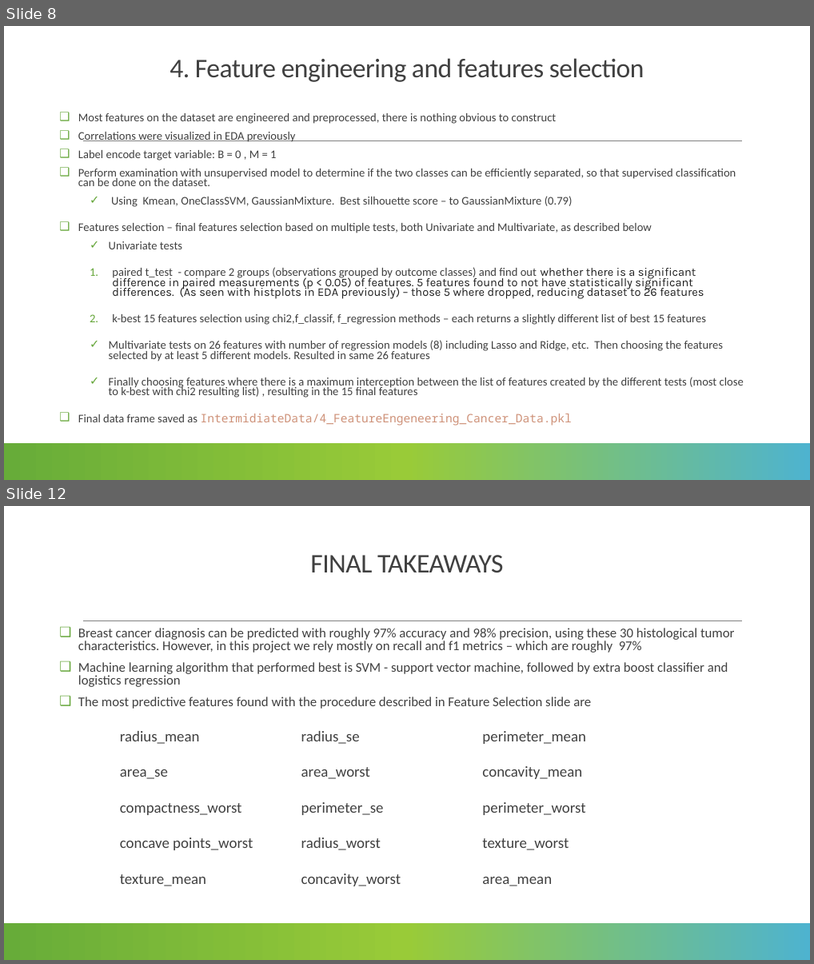
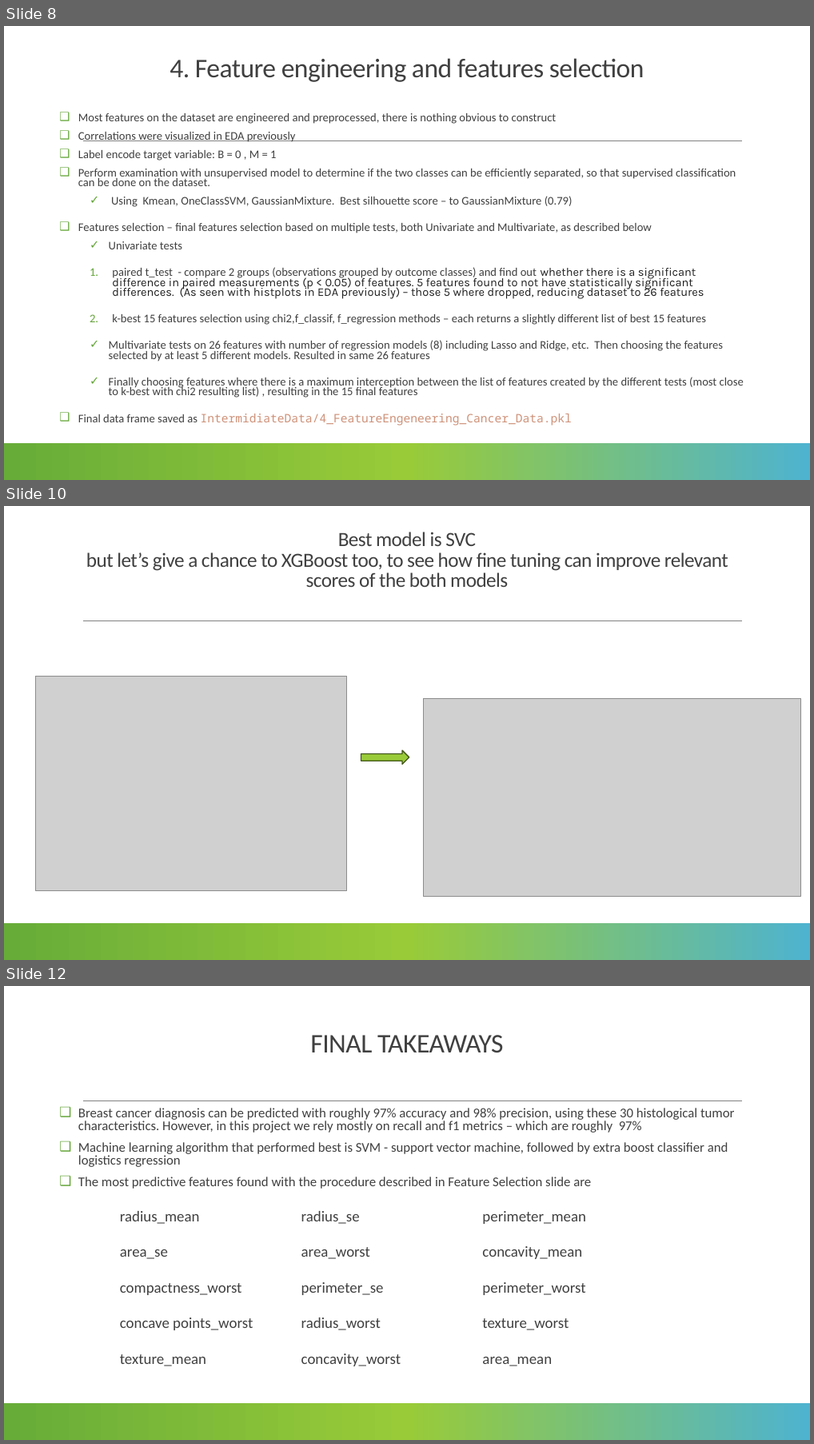
Before and after one commit to lmanov1/CancerPrediction, a slide deck: PROJECT_PRESENTATION.pptx. Shown one above the other, each under a label of ours: slides 8 and 12 before the commit, slides 8, 10 and 12 after it; the slides between them are not shown. The pictures are 814x964 and 814x1444 pixels, drawn with LibreOffice and Linux fonts; fonts in the diff are those of the drawing; grey boxes stand for pictures. Boxes give left, top, right and bottom in pixels: in the first picture for what was removed or moved away, otherwise in the second. Text is boxed around its words. In the diff, an @@ line names an element or a change of style, - is before the commit and + after.

Commit message:
final with xgb and svc fine tuning results

```diff
--- a/PROJECT_PRESENTATION.pptx
+++ b/PROJECT_PRESENTATION.pptx
@@ slide 10 added at box(4, 506, 810, 960), background #FFFFFF; not listed: 4 template elements that a slide beside it also shows @@
@@ title added at box(86, 532, 729, 587), 24 pt, text #404040 @@
+Best model is SVC
+but let’s give a chance to XGBoost too, to see how fine tuning can improve relevant scores of the both models
@@ picture added at box(36, 676, 348, 890) @@
@@ picture added at box(424, 698, 802, 896) @@
@@ right arrow added at box(362, 751, 410, 764), fill #99CB38, outline #435919 1.25 pt @@
@@ rectangle added at box(4, 923, 810, 960), fill gradient #4EB3CF to #99CB38 to #67AC39 @@
```
Also in this commit, not shown: 1 slide changed, 1 other slide added, 2 slides removed, 5 other files.
